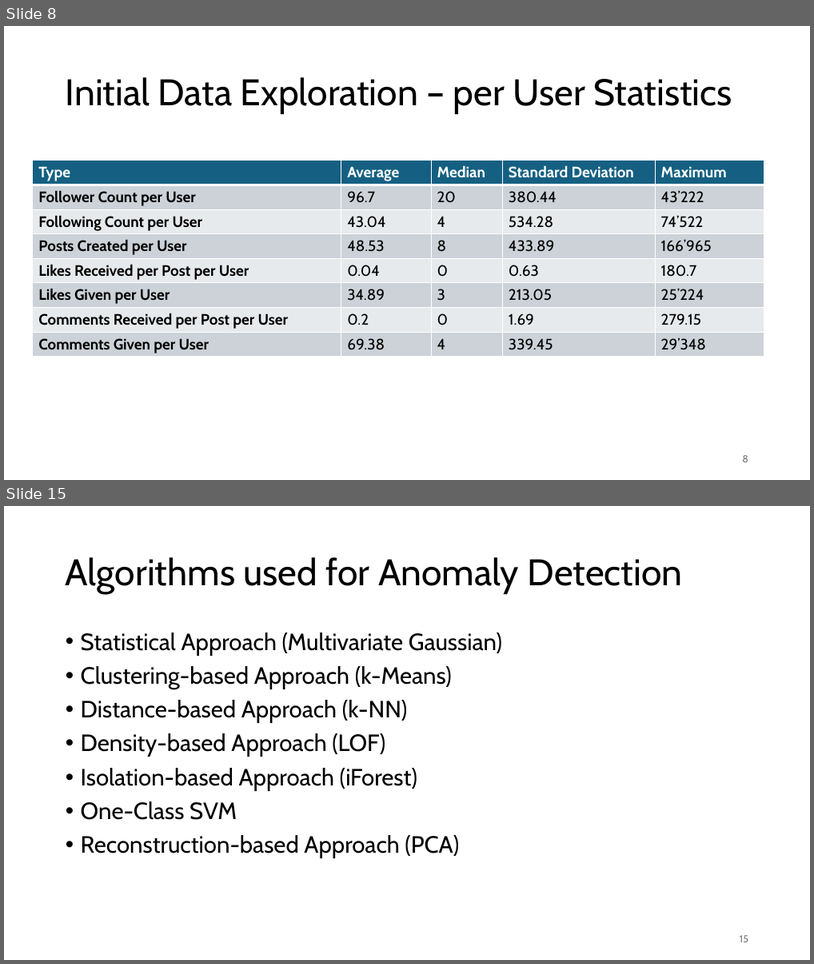
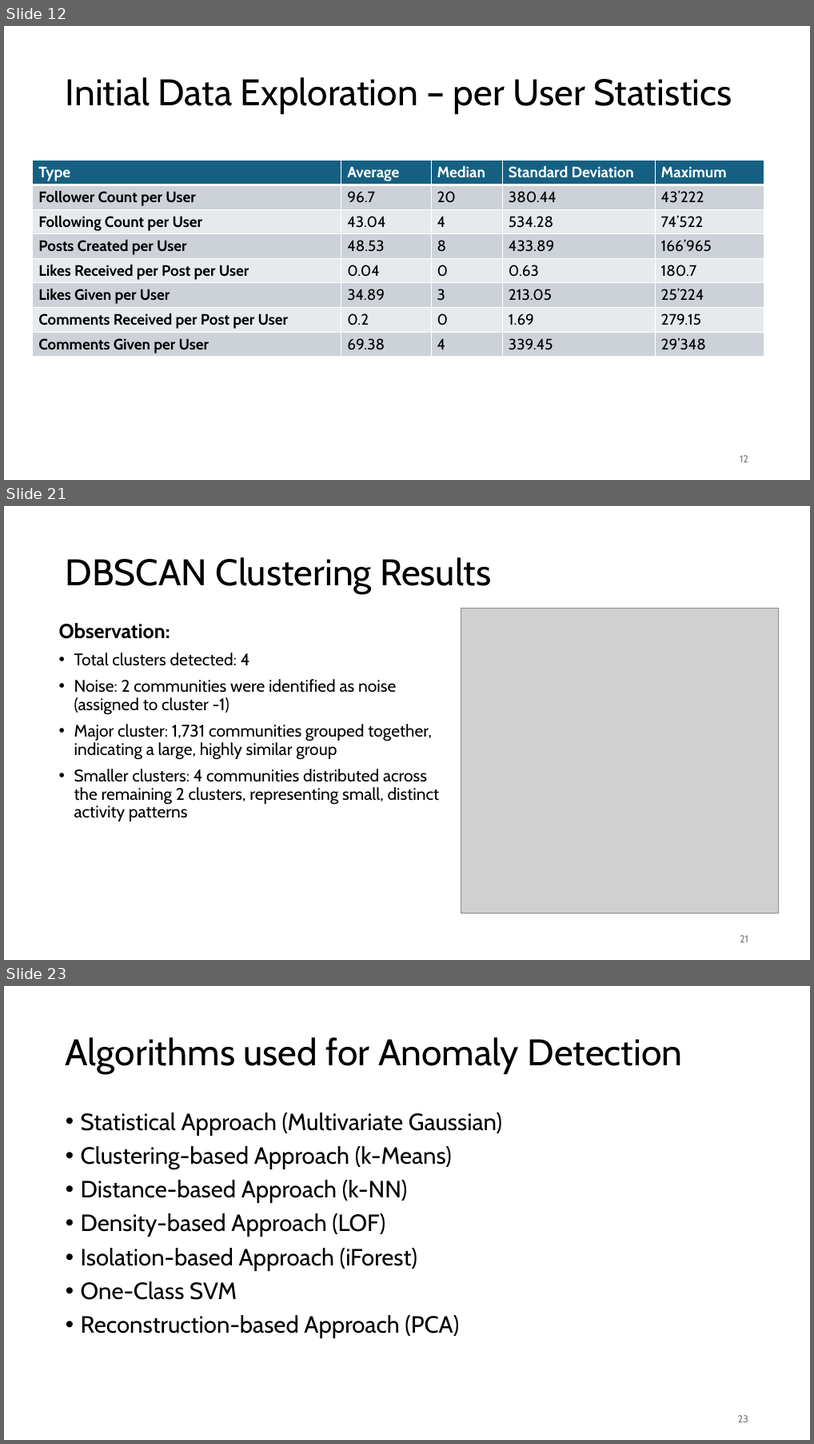
Before and after one commit to jonas-blum/data-mining-1, a slide deck: project/project-presentation-group51.pptx. Shown one above the other, each under a label of ours: slides 8 and 15 before the commit, slides 12, 21 and 23 after it; the slides between them are not shown. The pictures are 814x964 and 814x1444 pixels, drawn with LibreOffice and Linux fonts; fonts in the diff are those of the drawing; grey boxes stand for pictures. Boxes give left, top, right and bottom in pixels: in the first picture for what was removed or moved away, otherwise in the second. Text is boxed around its words. In the diff, an @@ line names an element or a change of style, - is before the commit and + after.

```diff
--- a/project/project-presentation-group51.pptx
+++ b/project/project-presentation-group51.pptx
@@ slide 21 added at box(4, 506, 810, 960), background #FFFFFF @@
@@ title added at box(66, 557, 491, 594), 44 pt, text #000000 @@
+DBSCAN Clustering Results
@@ text added at box(59, 623, 440, 821), 20 pt, text #000000 @@
+Observation:
+• Total clusters detected: 4
+• Noise: 2 communities were identified as noise (assigned to cluster -1)
+• Major cluster: 1,731 communities grouped together, indicating a large, highly similar group
+• Smaller clusters: 4 communities distributed across the remaining 2 clusters, representing small, distinct activity patterns
@@ picture added at box(462, 608, 779, 913) @@
@@ page number added at box(740, 935, 749, 942), 12 pt, text #797979 @@
+21
@@ what was slide 8 is now slide 12 @@
@@ page number at box(740, 455, 749, 462): text changed @@
-8
+12
@@ what was slide 15 is now slide 23 @@
@@ page number at box(738, 1415, 749, 1422): text changed @@
-15
+23
```
Also in this commit, not shown: 3 slides changed, 14 other slides added, 7 slides removed.
